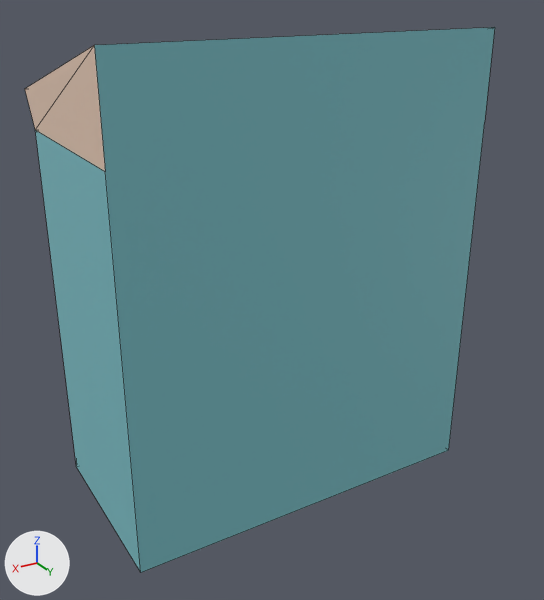
What one commit did to the OBJ model res/models/Buildings/Normal/BigBlue.obj.
Camera for both pictures: a camera (50 mm lens) standing at (10.49, 17.93, 14.58) and looking at (0.06, 0.55, 5.89). Lighting does not change. The marker at lower left points along +X, +Y and +Z. Mesh edges are drawn as thin lines. Where no turn or scale is listed for an object, it has been applied to the vertices.

Objects in the first picture: 'DuzyZwyklyBlekitny'.
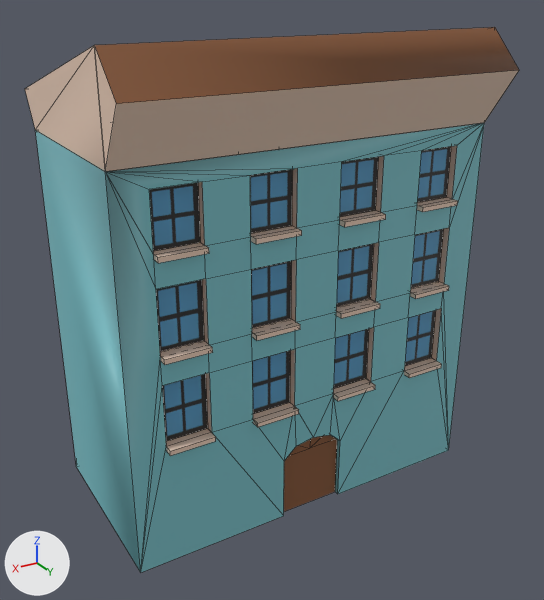
Location of each change, [x1, y1, x2, y2] in pixels of the pictures (544 x 600 px):
'DuzyZwyklyBlekitny', reshaped
    before: [25, 27, 495, 572]
    after: [25, 27, 519, 572]
part 1 of me_duzyzwyklyblekitny, added (brown)
    after: [340, 210, 386, 227]
part 2 of me_duzyzwyklyblekitny, added (brown)
    after: [336, 298, 380, 318]
part 3 of me_duzyzwyklyblekitny, added (brown)
    after: [333, 378, 375, 401]
part 4 of me_duzyzwyklyblekitny, added (brown)
    after: [153, 242, 209, 263]
part 5 of me_duzyzwyklyblekitny, added (brown)
    after: [160, 340, 213, 365]
part 6 of me_duzyzwyklyblekitny, added (brown)
    after: [166, 428, 216, 456]
part 7 of me_duzyzwyklyblekitny, added (brown)
    after: [251, 225, 302, 244]
part 8 of me_duzyzwyklyblekitny, added (brown)
    after: [252, 318, 300, 340]
part 9 of me_duzyzwyklyblekitny, added (brown)
    after: [253, 402, 299, 427]
part 10 of me_duzyzwyklyblekitny, added
    after: [417, 197, 458, 212]
part 11 of me_duzyzwyklyblekitny, added (brown)
    after: [410, 281, 449, 299]
part 12 of me_duzyzwyklyblekitny, added (brown)
    after: [404, 358, 441, 378]
part 13 of me_duzyzwyklyblekitny, built on
    before: [94, 27, 495, 572]
    after: [62, 27, 519, 572]

Diff of the bpy script that builds the scene:
```diff
--- a/res/models/Buildings/Normal/BigBlue.obj.py
+++ b/res/models/Buildings/Normal/BigBlue.obj.py
@@ me_duzyzwyklyblekitny @@
-me_duzyzwyklyblekitny.from_pydata(...)  # 258 vertices, 230 faces; spans x -5.5..5.46, y -3.34..2.75, z 0.0..13.33
+me_duzyzwyklyblekitny.from_pydata(...)  # 468 vertices, 415 faces; spans x -5.5..5.46, y -3.34..3.75, z 0.0..13.33
+# me_duzyzwyklyblekitny part 1: the loose piece of 8 vertices spanning x -2.01..-0.71, y -2.98..-2.51, z 8.66..8.8 is copied, and the copy is scaled about its middle by (-1.02, -1, 1), then moved by (0.04, 5.5, 0.0); it spans x -1.98..-0.65, y 2.51..2.98, z 8.66..8.8
+# me_duzyzwyklyblekitny part 2: the loose piece of 8 vertices spanning x -2.01..-0.71, y -2.98..-2.51, z 6.08..6.22 is copied, and the copy is scaled about its middle by (-1.02, -1, 1), then moved by (0.04, 5.5, 0.0); it spans x -1.98..-0.65, y 2.51..2.98, z 6.08..6.22
+# me_duzyzwyklyblekitny part 3: the loose piece of 8 vertices spanning x -2.01..-0.71, y -2.98..-2.51, z 3.5..3.64 is copied, and the copy is scaled about its middle by (-1.02, -1, 1), then moved by (0.04, 5.5, 0.0); it spans x -1.98..-0.65, y 2.51..2.98, z 3.5..3.64
+# me_duzyzwyklyblekitny part 4: the loose piece of 8 vertices spanning x 0.61..1.94, y -2.98..-2.51, z 8.66..8.8 is copied, and the copy is scaled about its middle by (-0.959, -1, 1), then moved by (2.59, 5.5, 0.0); it spans x 3.23..4.5, y 2.51..2.98, z 8.66..8.8
+# me_duzyzwyklyblekitny part 5: the loose piece of 8 vertices spanning x 0.61..1.94, y -2.98..-2.51, z 6.08..6.22 is copied, and the copy is scaled about its middle by (-0.959, -1, 1), then moved by (2.59, 5.5, 0.0); it spans x 3.23..4.5, y 2.51..2.98, z 6.08..6.22
+# me_duzyzwyklyblekitny part 6: the loose piece of 8 vertices spanning x 0.61..1.94, y -2.98..-2.51, z 3.5..3.64 is copied, and the copy is scaled about its middle by (-0.959, -1, 1), then moved by (2.59, 5.5, 0.0); it spans x 3.23..4.5, y 2.51..2.98, z 3.5..3.64
+# me_duzyzwyklyblekitny part 7: the loose piece of 8 vertices spanning x 0.61..1.94, y -2.98..-2.51, z 8.66..8.8 is copied, and the copy is scaled about its middle by (-0.983, -1, 1), then moved by (0.04, 5.5, 0.0); it spans x 0.66..1.97, y 2.51..2.98, z 8.66..8.8
+# me_duzyzwyklyblekitny part 8: the loose piece of 8 vertices spanning x 0.61..1.94, y -2.98..-2.51, z 6.08..6.22 is copied, and the copy is scaled about its middle by (-0.983, -1, 1), then moved by (0.04, 5.5, 0.0); it spans x 0.66..1.97, y 2.51..2.98, z 6.08..6.22
+# me_duzyzwyklyblekitny part 9: the loose piece of 8 vertices spanning x 0.61..1.94, y -2.98..-2.51, z 3.5..3.64 is copied, and the copy is scaled about its middle by (-0.983, -1, 1), then moved by (0.04, 5.5, 0.0); it spans x 0.66..1.97, y 2.51..2.98, z 3.5..3.64
+# me_duzyzwyklyblekitny part 10: the loose piece of 8 vertices spanning x -2.01..-0.71, y -2.98..-2.51, z 8.66..8.8 is copied, and the copy is scaled about its middle by (-0.976, -1, 1), then moved by (-2.55, 5.5, 0.0); it spans x -4.54..-3.27, y 2.51..2.98, z 8.66..8.8
+# me_duzyzwyklyblekitny part 11: the loose piece of 8 vertices spanning x -2.01..-0.71, y -2.98..-2.51, z 6.08..6.22 is copied, and the copy is scaled about its middle by (-0.976, -1, 1), then moved by (-2.55, 5.5, 0.0); it spans x -4.54..-3.27, y 2.51..2.98, z 6.08..6.22
+# me_duzyzwyklyblekitny part 12: the loose piece of 8 vertices spanning x -2.01..-0.71, y -2.98..-2.51, z 3.5..3.64 is copied, and the copy is scaled about its middle by (-0.976, -1, 1), then moved by (-2.55, 5.5, 0.0); it spans x -4.54..-3.27, y 2.51..2.98, z 3.5..3.64
+# me_duzyzwyklyblekitny part 13: 1 vertex removed from x -5.5, y 2.75, z 10.84; 115 vertices added at x -5.5..5.46, y 2.52..3.75, z 0.0..12.33
 me_duzyzwyklyblekitny.materials.append(mat_basictexture)
```
